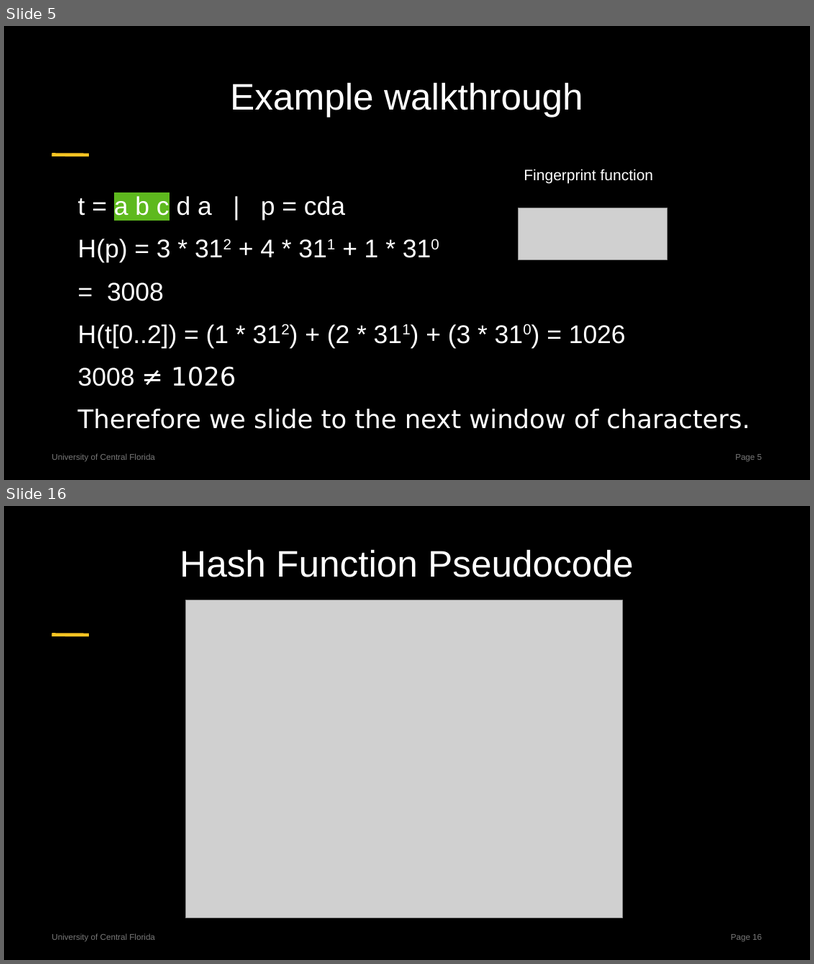
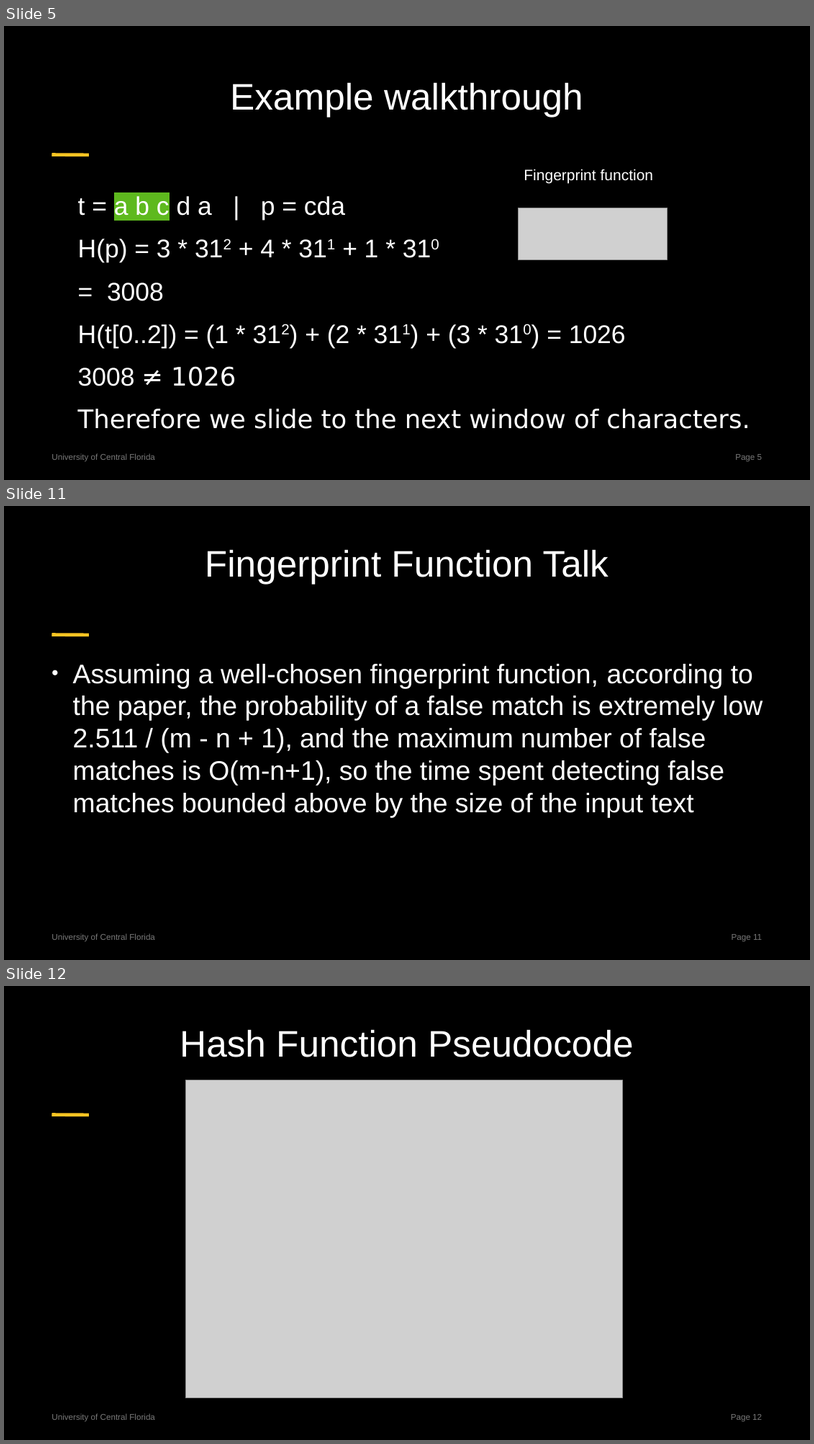
Before and after one commit to centuryhopper/Fall2022CourseContents, a slide deck: CAP6515/paper_presentation_files/rabin-karp-presentation.pptx. Shown one above the other, each under a label of ours: slides 5 and 16 before the commit, slides 5, 11 and 12 after it; the slides between them are not shown. The pictures are 814x964 and 814x1444 pixels, drawn with LibreOffice and Linux fonts; fonts in the diff are those of the drawing; grey boxes stand for pictures. Boxes give left, top, right and bottom in pixels: in the first picture for what was removed or moved away, otherwise in the second. Text is boxed around its words. In the diff, an @@ line names an element or a change of style, - is before the commit and + after.

```diff
--- a/CAP6515/paper_presentation_files/rabin-karp-presentation.pptx
+++ b/CAP6515/paper_presentation_files/rabin-karp-presentation.pptx
@@ slide 11 added at [4, 506, 810, 960], background #000000; not listed: 3 template elements that a slide beside it also shows @@
@@ title added at [205, 549, 609, 584], 44 pt, text #FFFFFF @@
+Fingerprint Function Talk
@@ text added at [73, 664, 763, 818], 32 pt, text #FFFFFF @@
+● Assuming a well-chosen fingerprint function, according to the paper, the probability of a false match is extremely low 2.511 / (m - n + 1), and the maximum number of false matches is O(m-n+1), so the time spent detecting false matches bounded above by the size of the input text
@@ what was slide 16 is now slide 12 @@
@@ page number at [731, 1414, 762, 1422]: text changed @@
-Page 16
+Page 12
```
Also in this commit, not shown: 9 slides changed, 1 other slide added, 6 slides removed, 2 other files.
